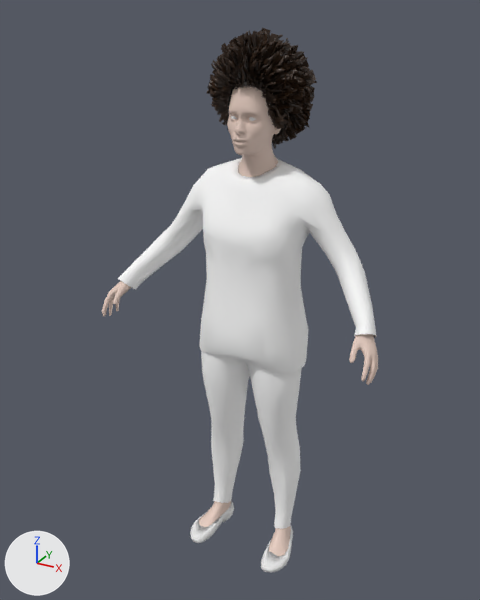
The glTF model assets/people/mh/romy.lod.glb: old version first, new version second.
Both versions are drawn from a camera (50 mm lens) standing at (0.98, -1.966, -7.196) and looking at (-0.036, -0.118, -8.12). Every picture has the same lights, and +X, +Y and +Z are marked at lower left. The first picture is the older version.

The first picture shows 'body', 'clothes:janexx_old_female_sweater', 'clothes:mindfront_female_trousers_1', 'clothes:toigo_flats', 'head', 'mh_hair:Hair_L_AfroCurly'.
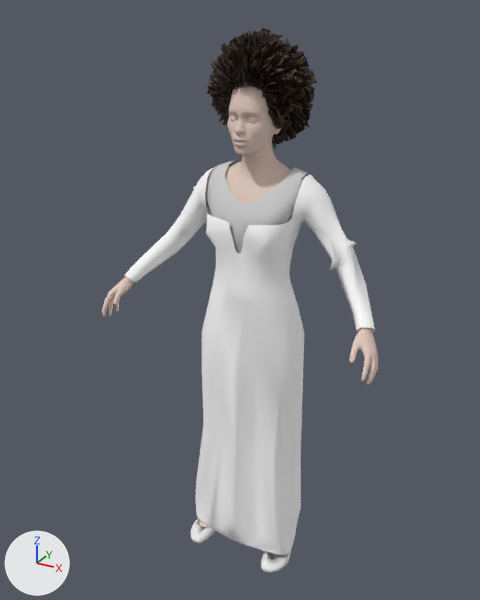
Changed parts and their boxes [x1, y1, x2, y2] in the pictures (480 x 600 px):
'clothes:mindfront_f_dress_09', added
    after: [125, 167, 376, 555]
'clothes:janexx_old_female_sweater', deleted
    before: [118, 158, 376, 372]
'clothes:mindfront_female_trousers_1', deleted
    before: [201, 351, 301, 529]
'clothes:elvs_ruffle_sleeve_peasant_blouse_1', added
    after: [208, 161, 309, 253]

The edits, one by one:
Material 'clothes:elvs_ruffle_sleeve_peasant_blouse_1' (mat_clothes_elvs_ruffle_sleeve_peasant_blouse_1) is new.
Its base color is (0.64, 0.64, 0.64) (light grey #d1d1d1).
Mesh me_clothes_mindfront_f_dress_09 is new.
It has 538 vertices, 861 faces and spans x -0.45..0.476, y -0.285..0.04, z -9.078..-7.671.
It uses material mat_clothes_mindfront_female_trousers_1 (white #ffffff).
Mesh me_clothes_elvs_ruffle_sleeve_peasant_blouse_1 is new.
It has 260 vertices, 436 faces and spans x -0.154..0.204, y -0.225..0.008, z -8.21..-7.658.
It uses material mat_clothes_elvs_ruffle_sleeve_peasant_blouse_1 (light grey #d1d1d1).
Object 'clothes:janexx_old_female_sweater' (ob_clothes_janexx_old_female_sweater) is deleted.
Object 'clothes:mindfront_female_trousers_1' (ob_clothes_mindfront_female_trousers_1) is deleted.
Object 'clothes:mindfront_f_dress_09' (ob_clothes_mindfront_f_dress_09) is new; it shows me_clothes_mindfront_f_dress_09.
Its location is (0.0, 0.0, 0.0).
Object 'clothes:elvs_ruffle_sleeve_peasant_blouse_1' (ob_clothes_elvs_ruffle_sleeve_peasant_blouse_1) is new; it shows me_clothes_elvs_ruffle_sleeve_peasant_blouse_1.
Its location is (0.0, 0.0, 0.0).
